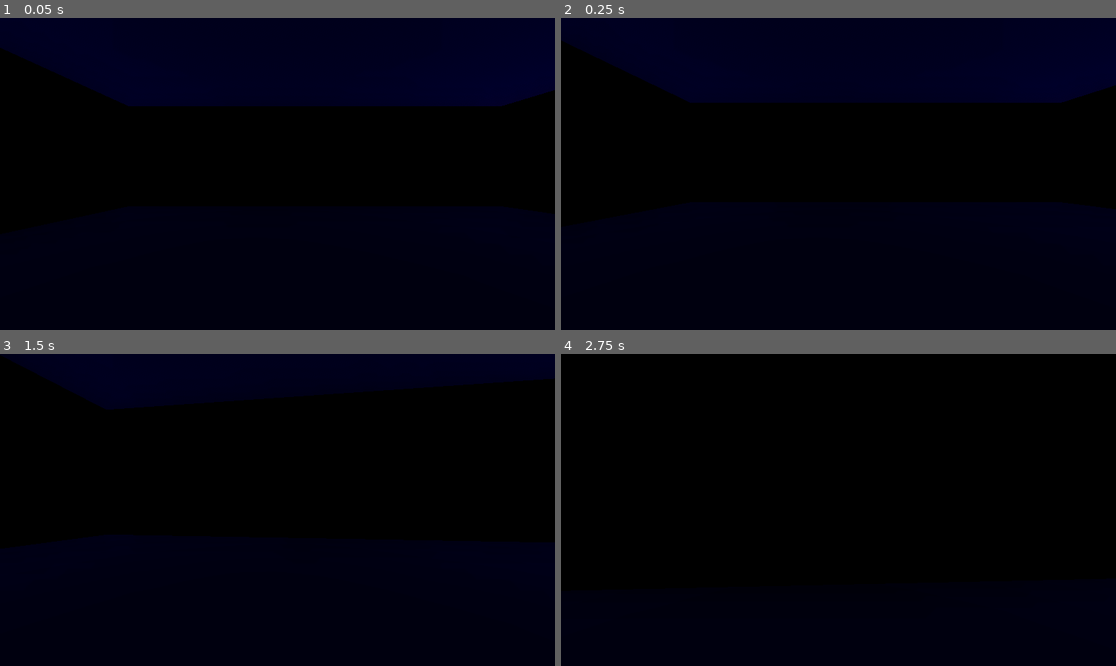
Above: before the commit, frames 1-4 (two rows, left to right).
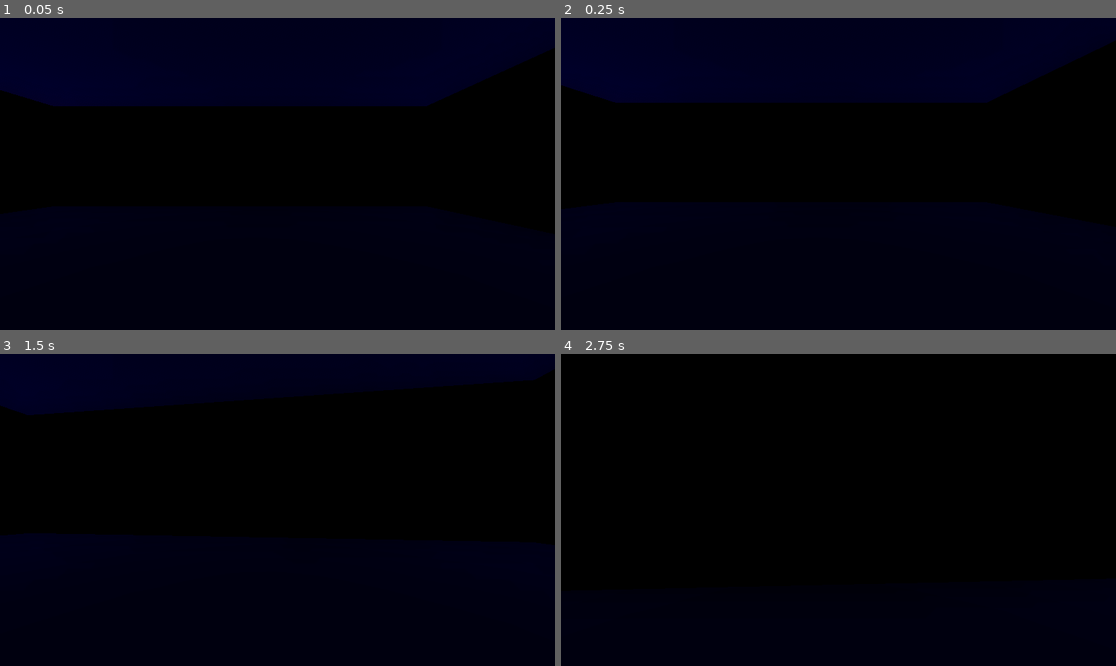
Above: after the commit, the same moments.

Repository: AbstractMelon/GGJ-2026
Game: Godot game, scene res://scenes/game.tscn
Two runs of this game, one before a commit and one after it. Both use one fixed random seed, a clock stepped at 60 frames per second and the inputs below. This scene is started directly instead of the project's main scene.
Inputs (mouse positions are in pixels of both pictures, inside the frame that each line leads up to):
- Up to frame 1 (0.05 s): no input
- Up to frame 2 (0.25 s): no input
- Up to frame 3 (1.5 s): move the mouse to (305, 510) at 0.52 s; hold W (move_forward) from 0.53 s (still down); move the mouse to (249, 510) at 1.27 s
- Up to frame 4 (2.75 s): keep holding W (move_forward); move the mouse to (849, 503) at 2.02 s

The runs differ from the first frame. In frame 1, 3.9% of the frame differs, in the area x 0-100%, y 9-29%; in frame 2, 4.1%, in the area x 0-100%, y 7-28%; in frame 3, 2.1%; in frame 4, less than 0.1%.

Commit message:
Fix multiplayer

Diff:
--- a/scripts/game.gd
+++ b/scripts/game.gd
@@ -21,14 +21,9 @@
 		_spawn_player(1)
 
 func _on_player_connected(peer_id: int) -> void:
-	# Only the server spawns players
+	# Only the server initiates spawning for everyone
 	if multiplayer.is_server():
-		_spawn_player(peer_id)
-
-		# Tell the new player to spawn all existing players
-		for existing_id in spawned_players.keys():
-			if existing_id != peer_id:
-				_spawn_player_remote.rpc_id(peer_id, existing_id)
+		_spawn_player_remote.rpc(peer_id)
 
 func _on_player_disconnected(peer_id: int) -> void:
 	_remove_player(peer_id)
@@ -40,14 +35,14 @@
 	var player := PLAYER_SCENE.instantiate()
 	player.name = str(peer_id)
 
+	players_container.add_child(player, true)
+	spawned_players[peer_id] = player
+
 	# Get spawn position
 	var spawn_index := spawned_players.size() % spawn_points.get_child_count()
 	var spawn_point := spawn_points.get_child(spawn_index) as Node3D
 	if spawn_point:
 		player.global_position = spawn_point.global_position
-
-	players_container.add_child(player, true)
-	spawned_players[peer_id] = player
 
 	print("Spawned player %d" % peer_id)
 
--- a/scripts/menu.gd
+++ b/scripts/menu.gd
@@ -158,9 +158,10 @@
 		await get_tree().create_timer(0.2).timeout
 		_on_create_server_button_pressed()
 
-		# Auto-start game when a player joins
+		# Auto-start game when a player joins, but wait for client to load
 		MultiplayerManager.player_connected.connect(func(_id):
-			print("Player joined, auto-starting game...")
+			print("Player joined, waiting for client handshake...")
+			await get_tree().create_timer(1.0).timeout
 			_on_start_button_pressed()
 		, CONNECT_ONE_SHOT)
 
--- a/scripts/player.gd
+++ b/scripts/player.gd
@@ -11,12 +11,16 @@
 
 var target_velocity := Vector3.ZERO
 var camera_rotation := Vector2.ZERO
+var _sync_timer := 0.0
 
 func _ready() -> void:
 	# Set up authority - only the owning player controls this character
 	if is_multiplayer_authority():
 		camera.current = true
-		Input.mouse_mode = Input.MOUSE_MODE_CAPTURED
+		# Small delay for mouse capture to work reliably
+		get_tree().create_timer(0.1).timeout.connect(func():
+			Input.mouse_mode = Input.MOUSE_MODE_CAPTURED
+		)
 	else:
 		# Disable camera for non-local players
 		camera.current = false
@@ -52,11 +56,17 @@
 	camera.rotation.x = camera_rotation.x
 
 	# Sync rotation to other players
-	_sync_rotation.rpc(camera_rotation)
+	if _sync_timer > 1.0:
+		_sync_rotation.rpc(camera_rotation)
 
 func _physics_process(delta: float) -> void:
 	if is_multiplayer_authority():
 		_process_movement(delta)
+
+		# Only sync if we've been active for a moment to allow other peers to join/load
+		_sync_timer += delta
+		if _sync_timer > 1.0:
+			_sync_position.rpc(global_position, velocity)
 
 	move_and_slide()
 
@@ -86,9 +96,6 @@
 	if not is_on_floor():
 		velocity.y -= 9.8 * delta
 
-	# Sync position to other players
-	_sync_position.rpc(global_position, velocity)
-
 @rpc("unreliable_ordered")
 func _sync_position(pos: Vector3, vel: Vector3) -> void:
 	if not is_multiplayer_authority():
